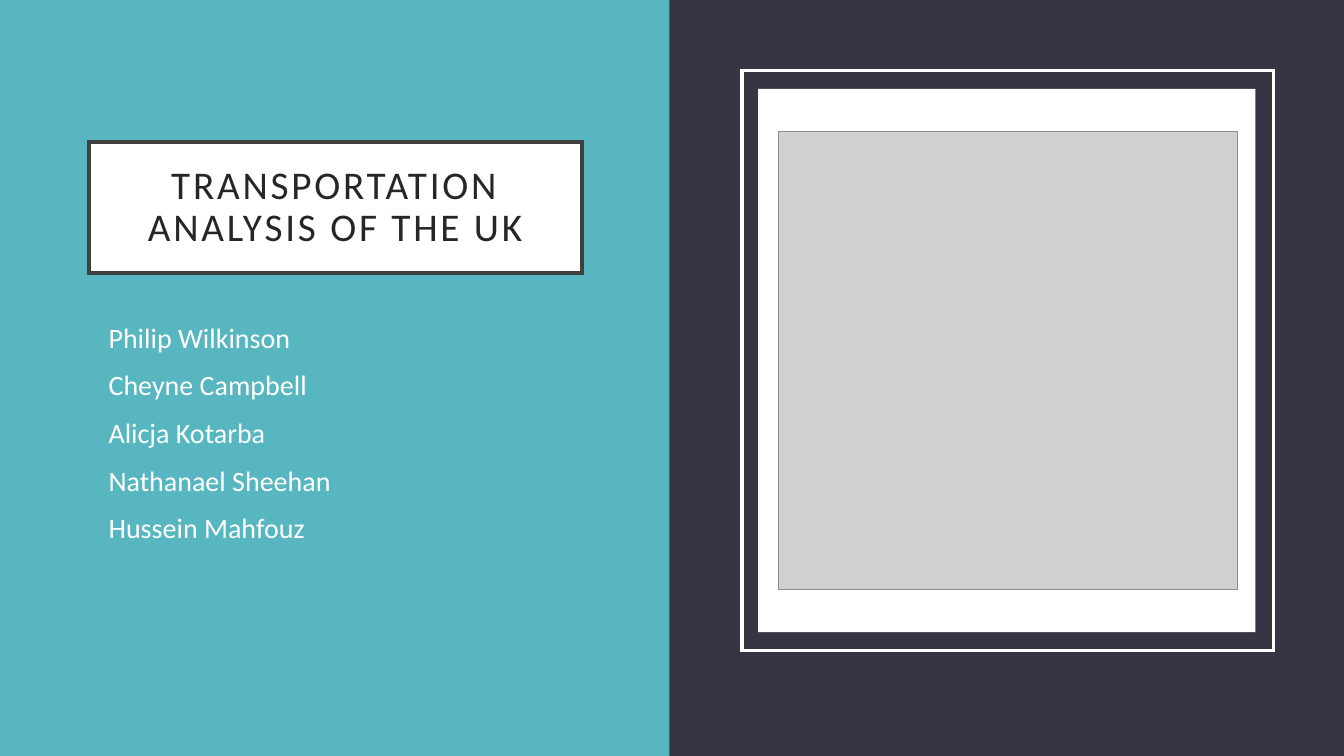
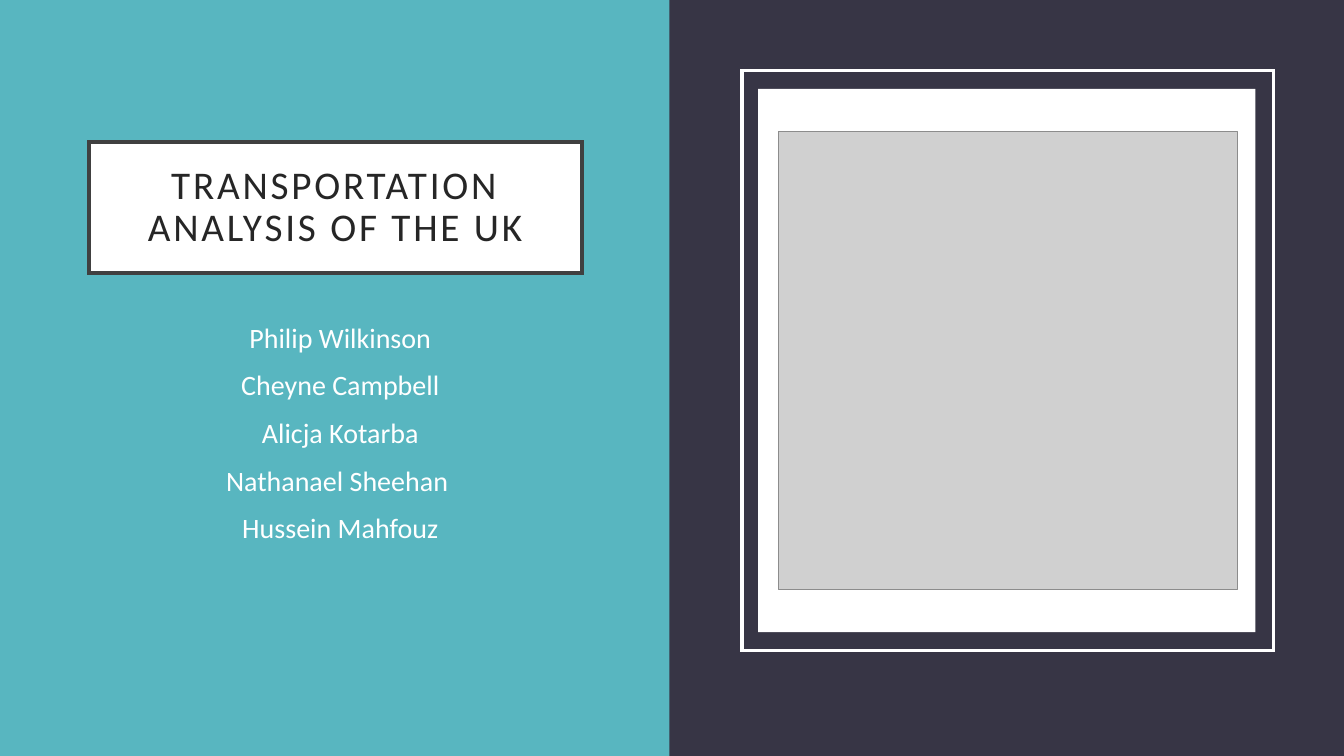
Before and after one commit to natesheehan/spidercartographers, a slide deck: slide 1 of For Report/Presentation.pptx. Drawn at 1344x756 pixels with LibreOffice and Linux fonts; fonts in the diff are those of the drawing; grey boxes stand for pictures. Boxes give left, top, right and bottom in pixels: in the first picture for what was removed or moved away, otherwise in the second. Text is boxed around its words. In the diff, an @@ line names an element or a change of style, - is before the commit and + after.

```diff
--- a/For Report/Presentation.pptx
+++ b/For Report/Presentation.pptx
@@ subtitle "Philip Wilkinson" at (x1=226, y1=328, x2=448, y2=538): alignment left to centre @@
```
Also in this commit, not shown: 1 other slide changed, 3 slides added.
